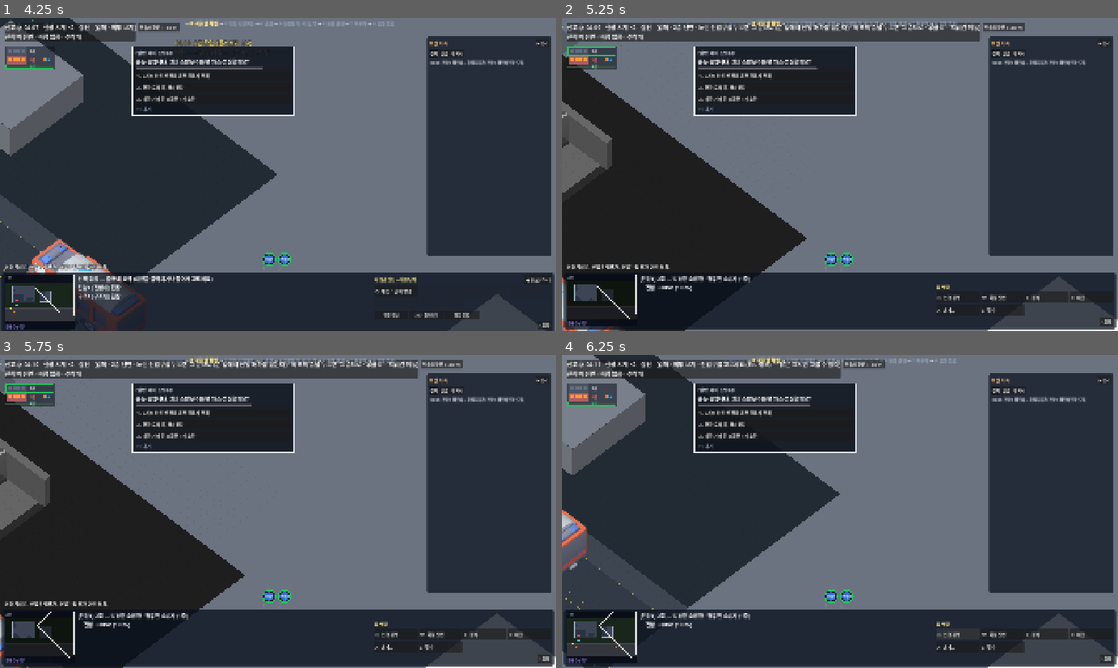
Above: before the commit, frames 1-4 (two rows, left to right).
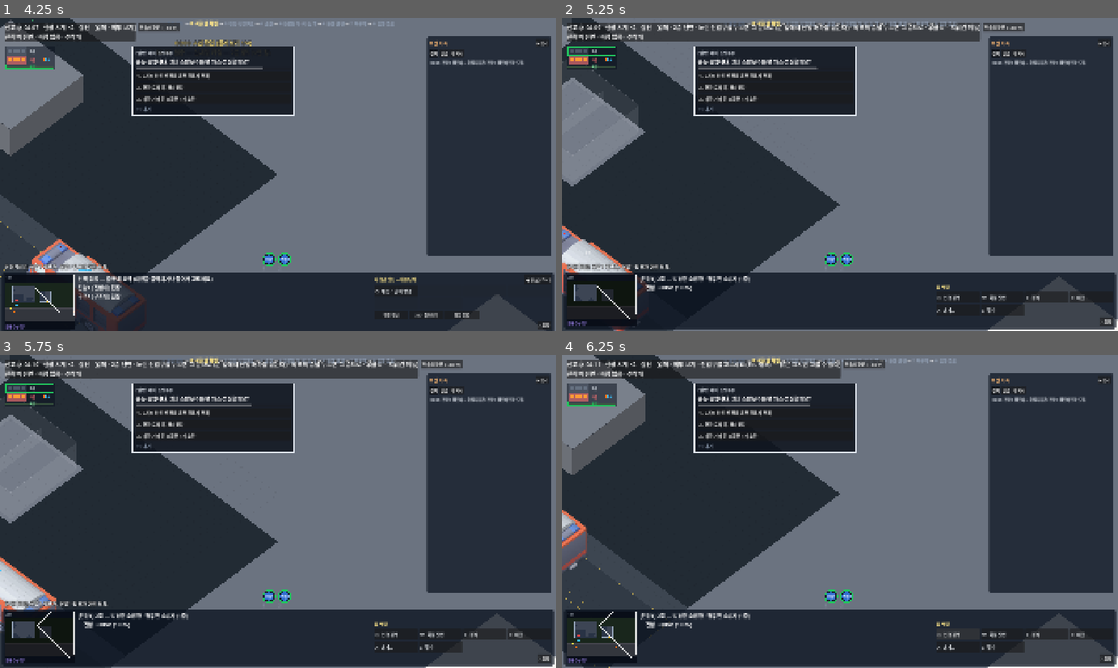
Above: after the commit, the same moments.

Repository: koo2957-collab/golden-time-game
Game: Godot game, scene res://scenes/world/world.tscn
Two runs of this game, one before a commit and one after it. Both use one fixed random seed, a clock stepped at 60 frames per second and the inputs below. This scene is started directly instead of the project's main scene.
Inputs (mouse positions are in pixels of both pictures, inside the frame that each line leads up to):
- Up to frame 1 (4.25 s): click "현장 도착 (Enter)" at 0.5 s; tap Enter at 1.25 s; drag from (38, 299) to (333, 105) at 1.27 s; click "Q 전략 변경…" at 2 s; click "◀ 뒤로 (Esc)" at 2.75 s; click "W 대응단계…" at 3.5 s
- Up to frame 2 (5.25 s): drag from (589, 58) to (812, 237) at 4.27 s; move the mouse to (840, 262) at 5.02 s; press the mouse at (840, 262) at 5.03 s; hold Page Up (floor_up) from 5.03 s (still down); tap Down (camera_down) at 5.1 s
- Up to frame 3 (5.75 s): keep holding Page Up (floor_up)
- Up to frame 4 (6.25 s): release Page Up (floor_up) at 5.75 s; release the mouse at (840, 599) at 5.75 s; click "Q 인명검색" at 5.75 s

Frame 1 is identical in both runs. In frame 2, 13% of the frame differs, in the area x 0-50%, y 0-100%; in frame 3, 13%; in frame 4, nothing differs.

Commit message:
F01: 다른 층은 실루엣 — 바닥 8%·벽 윗선, 연기 숨김, 사람 25%+테두리, 불은 빛만 (제자리 쌓기)
Co-Authored-By: Claude Opus 5.5 <noreply@anthropic.com>

Diff:
--- a/data/ui/view_params.json
+++ b/data/ui/view_params.json
@@ -26,10 +26,12 @@
   "unit_hole_alpha": {"value": 0.3, "source": "화면 설정", "note": "그 둘레의 위층 진하기"},
   "upper_shadow_alpha": {"value": 0.2, "source": "화면 설정", "note": "비켜 놓은 위층이 아래층 바닥에 드리우는 그림자 진하기"},
   "stagger_guide_alpha": {"value": 0.45, "source": "화면 설정", "note": "아래층 모서리 → 위층 모서리 세로 안내 점선 진하기 (분해도 표시)"},
-  "stack_mode": {"value": "stagger", "source": "화면 설정", "note": "단면 보기 층 쌓기: stagger(2026-11-12 사용자 결정 —  …(88 unchanged characters)…
+  "stack_mode": {"value": "stack", "source": "화면 설정", "note": "2026-11-12 사용자 결정(튜토리얼 2층 주택부터): stack — 층을 제자리에 쌓고 다른 층은 실루엣(바닥 adjacent_alpha·벽 윗선 ghost_line_alpha), 다른 층 연기는 숨기고 사람은 ghost_body_alpha + 테두리, 불은 빛 번짐만. 예전 설명: 단면 보기 층 쌓기: stagger(2026-11-12 사용자 결정 —  …(88 unchanged characters)…
   "stagger_back_ratio": {"value": 0.3, "source": "화면 설정", "note": "위층을 건물 뒤(북)로 비켜 놓는 거리 = 건물 깊이 × 이 비율. 2026-11-12 사용자 결정 B: 0.3 (0.67은 앞뒤로만 어긋나 뒤 건물처럼 보였다)"},
   "stagger_floor_px": {"value": 260, "source": "화면 설정", "note": "비켜 놓을 때 위로 올리는 화면 거리 (층고 2.8m × 51px = 143px보다 크게 — 위층이 위에 떠 있게, 2026-11-12 사용자 결정 B)"},
-  "adjacent_alpha": {"value": 0.1, "source": "화면 설정", "note": "바로 위·아래 층의 벽·바닥 진하기 (회백색 한 톤, 2026-11-11 사용자 결정 10%)"},
+  "adjacent_alpha": {"value": 0.08, "source": "화면 설정", "note": "바로 위·아래 층의 벽·바닥 진하기 (회백색 한 톤, 2026-11-11 사용자 결정 10%)"},
+  "ghost_line_alpha": {"value": 0.2, "source": "화면 설정", "note": "다른 층 실루엣의 벽 윗선 진하기 (바닥은 adjacent_alpha) — 층 모양이 읽히게 (2026-11-12 사용자 결정)"},
+  "ghost_body_alpha": {"value": 0.25, "source": "화면 설정", "note": "다른 층·연기에 덮인 대원·요구조자 몸 진하기 (원래 색, 그 둘레에 노랑·빨강 테두리) (2026-11-12 사용자 결정)"},
   "wall_cut_m": {"value": 0.2, "source": "화면 설정", "note": "잘린 벽 높이. 윗면을 밝은 단면 띠로 그린다"},
   "slab_m": {"value": 0.3, "source": "추정", "note": "층 사이 바닥판(슬래브) 두께. 앞쪽 모서리에 진회색 띠로 보인다"},
   "transition_s": {"value": 0.3, "source": "화면 설정", "note": "외부↔단면, 층 이동 전환 연출 시간 (시뮬레이션은 멈추지 않는다)"},
--- a/scripts/ui/building/floor_layer.gd
+++ b/scripts/ui/building/floor_layer.gd
@@ -240,6 +240,7 @@
 	_ghost_units = Node2D.new()
 	var mat := ShaderMaterial.new()
 	mat.shader = load("res://shaders/ghost_outline.gdshader")
+	mat.set_shader_parameter("fill", stack.params.ghost_body_alpha)
 	_ghost_units.material = mat
 	_ghost_units.visible = ghost
 	# 벽 너머 테두리처럼: 지금 층 그림 위에 그린다 (아래층 사람이 지금 층 바닥에 가려지지 않게)
@@ -844,7 +845,7 @@
 func _process(_delta: float) -> void:
 	if not is_visible_in_tree():
 		return
-	if _glow == null and depth == 0:
+	if _glow == null:
 		_glow = FireGlowLayer.new()
 		add_child(_glow)
 		# 연기층 질감을 반복해 입힌다 (P15-FX)
@@ -957,6 +958,8 @@
 	if not _outside():
 		_draw_open_walls()
 	if _glow:
+		_glow.z_as_relative = true
+		_glow.z_index = 0
 		_glow.spots = _glow_spots if not thermal and not _outside() else []
 		_glow.queue_redraw()
 		_glow_spots = []
@@ -2439,6 +2442,8 @@
 		_draw_smoke()
 	_draw_blasts()
 	if _glow:
+		_glow.z_as_relative = true
+		_glow.z_index = 0
 		_glow.spots = _glow_spots if not thermal else []
 		_glow.queue_redraw()
 		_glow_spots = []
@@ -2898,8 +2903,31 @@
 			_draw_adjacent()
 		2:
 			_draw_far_block()
+	_draw_ghost_glow()
 	if _ghost_units:
 		_ghost_units.queue_redraw()
+
+
+## 다른 층의 불 (2026-11-12 사용자 결정): 불꽃은 그리지 않고 둘레 빛 번짐만, 지금 층 바닥 위로 비치게.
+## 불꽃과 같은 정보 규칙 — 지금 보이는 타는 칸만
+func _draw_ghost_glow() -> void:
+	if _glow == null:
+		return
+	_glow.z_as_relative = false
+	_glow.z_index = 99
+	var spots: Array = []
+	if not thermal and ghost_mode != 3:
+		var grid := sim.fire.grid
+		var p := sim.perception
+		for i in grid.burning:
+			var c3 := grid.cell_of(i)
+			if c3.z != level or not p.is_visible(level, c3.x, c3.y):
+				continue
+			var intensity := clampf(grid.hrr[i] / maxf(grid.peak_kw(i), 1.0), 0.15, 1.0)
+			var base := proj.to_screen(Vector2(c3.x + 0.5, c3.y + 0.5), _furniture_height(c3.x, c3.y))
+			spots.append([base, IsoProjection.HALF_W * (3.0 + 3.0 * intensity), intensity, c3.x * 131 + c3.y])
+	_glow.spots = spots
+	_glow.queue_redraw()
 
 
 ## 바깥 땅만 (건물 안 바닥 칸은 빼고)
@@ -2955,7 +2983,7 @@
 		var a1 := proj.to_screen(run.a, h)
 		var b1 := proj.to_screen(run.b, h)
 		draw_colored_polygon(PackedVector2Array([a0, b0, b1, a1]), Color(tone, a))
-		draw_line(a1, b1, Color(tone, minf(1.0, a * 2.5)), 1.2)
+		draw_line(a1, b1, Color(tone, stack.params.ghost_line_alpha), 1.2)
 
 
 ## 먼 아래층: 건물 외관 덩어리 (외벽 남·동 면 + 지붕 + 창)
--- a/scripts/ui/building/view_params.gd
+++ b/scripts/ui/building/view_params.gd
@@ -55,6 +55,8 @@
 var smoke_outline_opacity := 0.35
 var wall_fade_px := 80.0
 var wall_fade_alpha := 0.15
+var ghost_line_alpha := 0.2
+var ghost_body_alpha := 0.25
 var adjacent_alpha := 0.1
 var wall_cut_m := 0.2
 var slab_m := 0.3
@@ -138,6 +140,8 @@
 	wall_fade_px = float(_value(data, "wall_fade_px", wall_fade_px))
 	wall_fade_alpha = float(_value(data, "wall_fade_alpha", wall_fade_alpha))
 	adjacent_alpha = float(_value(data, "adjacent_alpha", adjacent_alpha))
+	ghost_line_alpha = float(_value(data, "ghost_line_alpha", ghost_line_alpha))
+	ghost_body_alpha = float(_value(data, "ghost_body_alpha", ghost_body_alpha))
 	wall_cut_m = float(_value(data, "wall_cut_m", wall_cut_m))
 	slab_m = float(_value(data, "slab_m", slab_m))
 	transition_s = float(_value(data, "transition_s", transition_s))
--- a/shaders/ghost_outline.gdshader
+++ b/shaders/ghost_outline.gdshader
@@ -13,7 +13,8 @@
 }
 
 void fragment() {
-	float a = texture(TEXTURE, UV).a;
+	vec4 tex = texture(TEXTURE, UV);
+	float a = tex.a;
 	vec2 px = TEXTURE_PIXEL_SIZE * thickness;
 	float m = 0.0;
 	m = max(m, texture(TEXTURE, UV + vec2(px.x, 0.0)).a);
@@ -24,7 +25,8 @@
 	m = max(m, texture(TEXTURE, UV - px).a);
 	m = max(m, texture(TEXTURE, UV + vec2(px.x, -px.y)).a);
 	m = max(m, texture(TEXTURE, UV + vec2(-px.x, px.y)).a);
-	// 바깥 테두리를 진하게 (두 번 눌러 또렷하게)
+	// 바깥 테두리를 진하게 (두 번 눌러 또렷하게). 안쪽은 그림 원래 색을 fill 진하기로 (2026-11-12 사용자 결정 25%)
 	float edge = clamp((m - a) * 2.0, 0.0, 1.0);
-	COLOR = vec4(tint.rgb, clamp(edge + a * fill, 0.0, 1.0) * tint.a);
+	vec3 rgb = mix(tex.rgb, tint.rgb, edge);
+	COLOR = vec4(rgb, clamp(edge + a * fill, 0.0, 1.0) * mix(1.0, tint.a, edge));
 }
--- a/tests/test_cutaway.gd
+++ b/tests/test_cutaway.gd
@@ -13,10 +13,14 @@
 	return FloorStack.new(BuildingData.from_file(path), p)
 
 
-## 2026-11-12 비켜 놓기(stagger, 기본): 고른 층 + 바로 위층(맨 위층이면 바로 아래층), 위층은 건물 뒤(북)로 비켜 놓는다
+## 비켜 놓기(stagger, 2026-11-12 결정 B — 같은 날 실루엣 방식으로 기본을 바꿈, 값으로 다시 고를 수 있다):
+## 고른 층 + 바로 위층(맨 위층이면 바로 아래층), 위층은 건물 뒤(북)로 비켜 놓는다
 func test_stagger_shows_floor_and_partner() -> void:
-	var s := FloorStack.new(BuildingData.from_file(APT), ViewParams.load_default())
-	assert_true(s.staggered(), "기본은 비켜 놓기")
+	var p := ViewParams.load_default()
+	assert_eq(p.stack_mode, "stack", "기본은 제자리 쌓기 + 다른 층 실루엣 (2026-11-12)")
+	p.stack_mode = "stagger"
+	var s := FloorStack.new(BuildingData.from_file(APT), p)
+	assert_true(s.staggered(), "stagger 로 고르면 비켜 놓기")
 	assert_eq([s.visible_levels(12), s.above_levels(12)], [[12] as Array[int], [13] as Array[int]], "12층: 12층 + 위로 13층")
 	var top := s.order[-1]
 	assert_eq([s.visible_levels(top), s.above_levels(top)], [[top, top - 1] as Array[int], [] as Array[int]], "맨 위층: 바로 아래층과 함께")
@@ -32,7 +36,8 @@
 	assert_eq(p.visible_floors_below, 2, "아래 2개 층")
 	assert_eq(p.below_modulate, [0.75, 0.55] as Array[float], "아래 층 밝기")
 	assert_eq(p.front_wall, "open", "앞벽은 없음 — 인형집 (2026-11-12 결정)")
-	assert_eq([p.front_wall_alpha, p.inner_wall_m, p.stack_mode, p.stagger_back_ratio, p.stagger_floor_px], [0.15, 2.4, "stagger", 0.3, 260.0], "앞벽 15%, 실내 벽 천장까지(F04), 비켜 놓기 B(뒤로 0.3 + 위로 260px)")
+	assert_eq([p.front_wall_alpha, p.inner_wall_m, p.stack_mode, p.stagger_back_ratio, p.stagger_floor_px], [0.15, 2.4, "stack", 0.3, 260.0], "앞벽 15%, 실내 벽 천장까지(F04), 층은 제자리에 쌓고 다른 층은 실루엣 (비켜 놓기 값은 남겨 둠)")
+	assert_true(p.adjacent_alpha <= 0.1 and p.ghost_line_alpha <= 0.3 and is_equal_approx(p.ghost_body_alpha, 0.25), "다른 층 실루엣 5~10%·벽 윗선, 사람 몸 25% (2026-11-12)")
 	assert_true(p.inner_wall_alpha_bottom > p.inner_wall_alpha_top and p.inner_wall_cap_alpha > 0.5, "실내 벽은 아래 진하게·위로 옅게, 흰 윗면 테두리 (2026-11-12)")
 	assert_true(p.ghost_inner_wall_m < p.inner_wall_m, "위·아래 층 실내 벽은 낮게")
 	assert_eq(p.wall_cut_m, 0.2, "잘린 벽 20cm")
Binary file changed: docs/ref/cutaway_exterior.png
Binary file changed: docs/ref/cutaway_interior.png
Not shown, changed: docs/decisions.md
Not shown, changed: docs/progress.md
